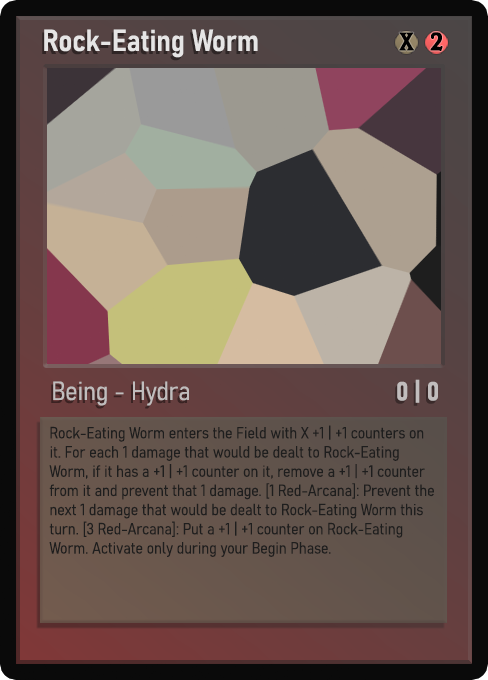
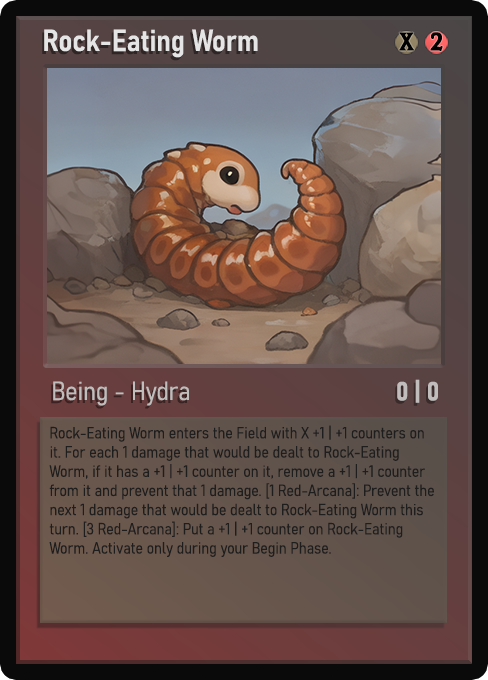
Two versions of the same layered image (488 × 680). Layer-by-layer changes:
painted on "Name" over 51, 33, 257, 57
painted on "AtkDef" over 407, 382, 437, 397
painted on "Class" over 53, 381, 189, 406
painted on "Desc_smaller" over 54, 425, 434, 557
painted on "Artwork" over 47, 68, 441, 364
